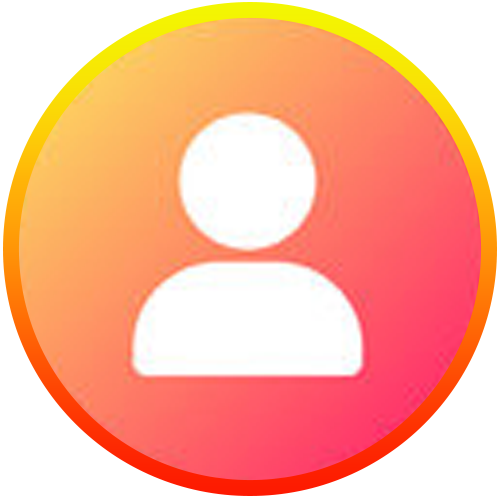
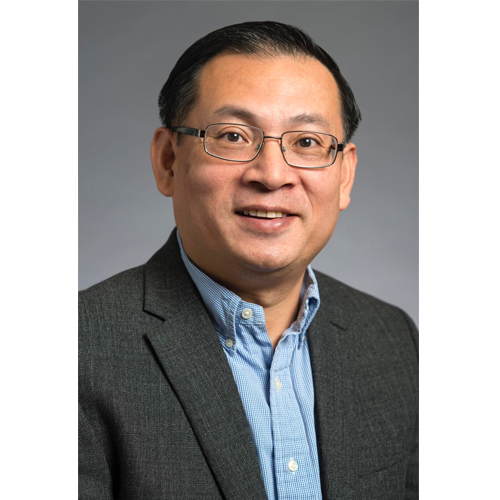
Layers edited between the first and the second 500×500 image:
hid "Ellipse 1" over [3, 2, 497, 496]
added layer "Layer 4" above "Layer 3" over [78, 0, 419, 500]
hid "Layer 3" over [6, 11, 489, 493]
